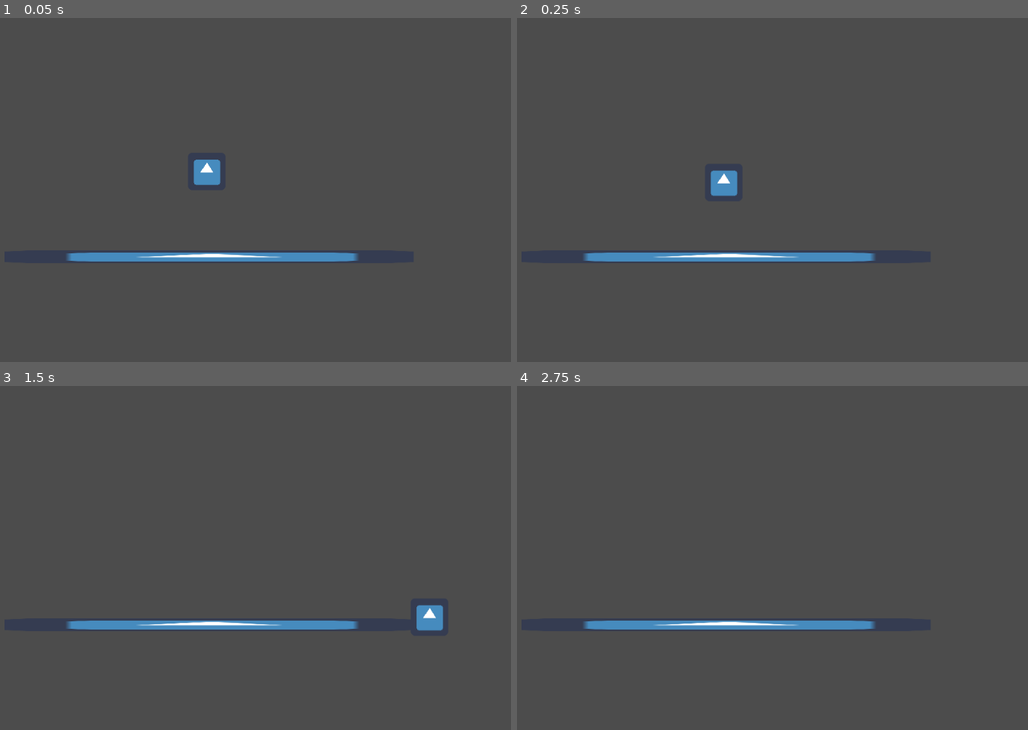
Above: before the commit, frames 1-4 (two rows, left to right).
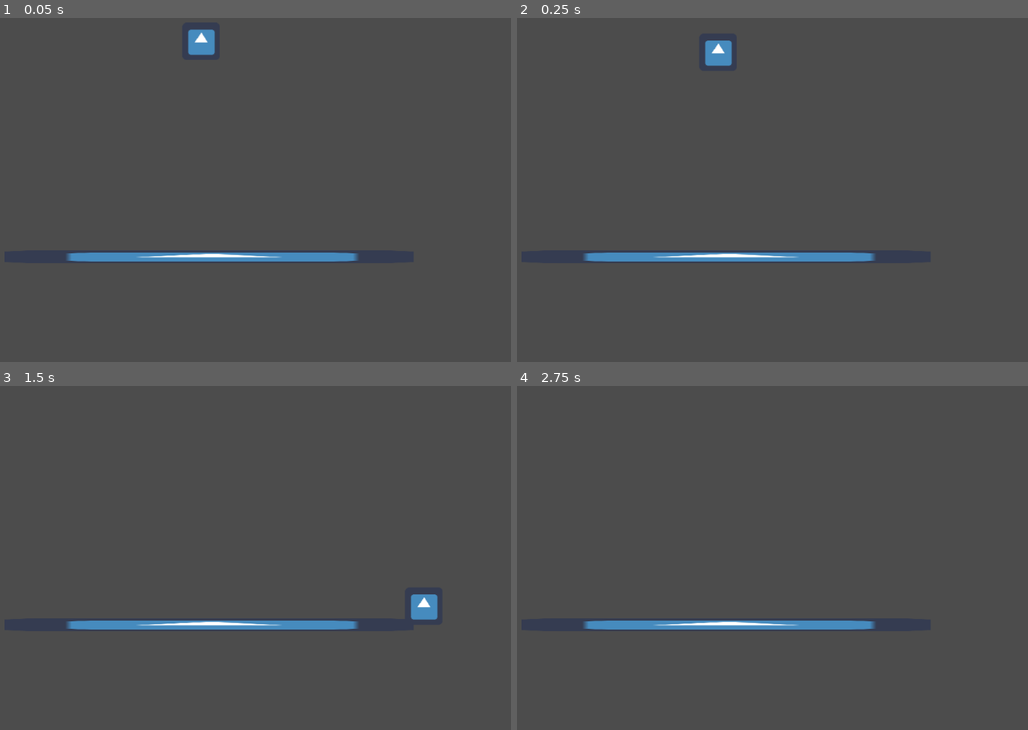
Above: after the commit, the same moments.

Repository: nathanadduci/Embers_of_the_Forgotten
Game: Godot game, scene res://Scenes/Playground.tscn
Two runs of this game, one before a commit and one after it. Both use one fixed random seed, a clock stepped at 60 frames per second and the inputs below. The engine's default icon, where the game draws it, is replaced by a stand-in: a white triangle on a blue panel in a dark square.
Inputs:
- Up to frame 1 (0.05 s): no input
- Up to frame 2 (0.25 s): no input
- Up to frame 3 (1.5 s): hold Right (ui_right) from 0.53 s (still down)
- Up to frame 4 (2.75 s): release Right (ui_right) at 2.03 s; hold Left (ui_left) from 2.03 s (still down)

The runs differ from the first frame. In frame 1, 0.8% of the frame differs, in the area x 36-44%, y 3-49%; in frame 2, 0.8%, in the area x 36-44%, y 6-52%; in frame 3, 0.5%; in frame 4, nothing differs.

Commit message:
LR Movement Polish
- Player velocity in the y direction will remain the force of gravity while the player is on the floor, and will only increase from that when airborne.
- Made slight adjustment to float denominator to make things less
- Holding down will now fast fall (increase the falling speed while the player is in the air and hasn't reached terminal velocity)

Diff:
--- a/Scenes/Playground.tscn
+++ b/Scenes/Playground.tscn
@@ -24,7 +24,7 @@
 shape = SubResource( 1 )
 
 [node name="Player" type="KinematicBody2D" parent="."]
-position = Vector2( 505, 273 )
+position = Vector2( 495.465, 50.5128 )
 script = ExtResource( 2 )
 playerGravity = 588.6
 
--- a/Scripts/player_movement.gd
+++ b/Scripts/player_movement.gd
@@ -4,7 +4,8 @@
 # Member variables here
 export var playerGravity = 9.81
 export var playerSpeed = 400
-export var terminalVelocity = 850
+export var terminalVelocity = 1500
+export var floatDenominator = 1.3
 var playerVelocity = Vector2()
 var playerDistance
 
@@ -18,10 +19,15 @@
 func _physics_process(delta):
 
 	# obtain new y velocity
-	if playerVelocity.y < terminalVelocity:
-		playerVelocity.y += delta * playerGravity
+	if is_on_floor():
+		playerVelocity.y = playerGravity
 	else:
-		playerVelocity.y = terminalVelocity
+		if playerVelocity.y < terminalVelocity:
+			playerVelocity.y += delta * playerGravity
+			if Input.is_action_pressed("ui_down"):
+				playerVelocity.y += 50
+		else:
+			playerVelocity.y = terminalVelocity
 	print(playerVelocity.y)
 
 	#obtain new x velocity
@@ -40,6 +46,6 @@
 		playerVelocity.x = -playerSpeed
 	else:
 		if playerVelocity.x > 1 || playerVelocity.x < -1:
-			playerVelocity.x = playerVelocity.x / 1.1
+			playerVelocity.x = playerVelocity.x / floatDenominator
 		else:
 			playerVelocity.x = 0
